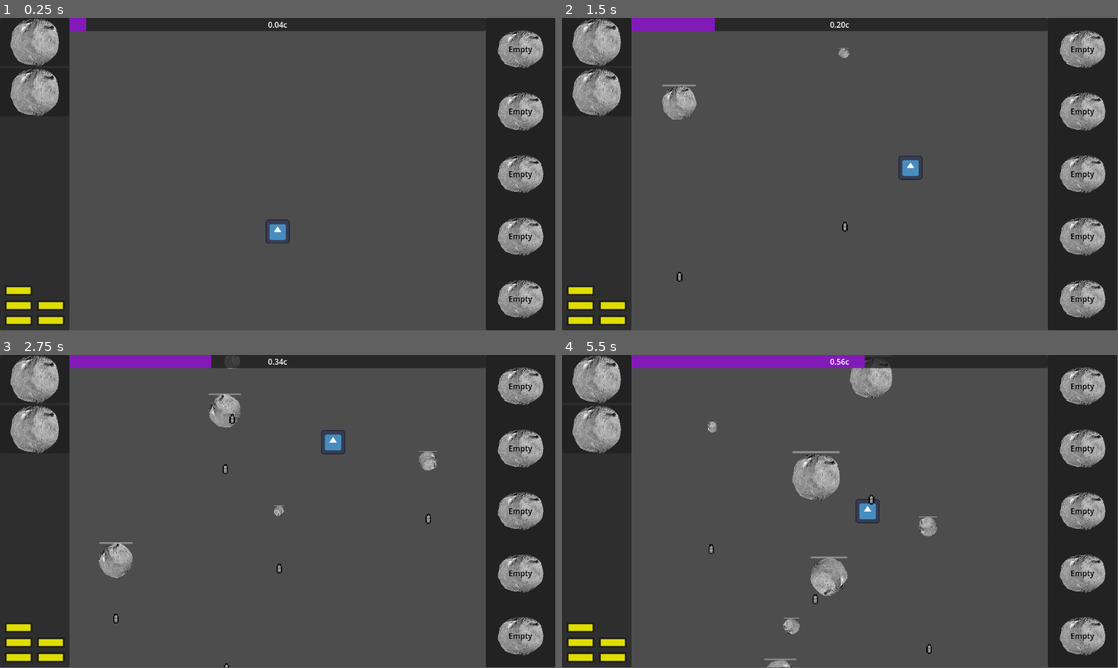
Above: before the commit, frames 1-4 (two rows, left to right).
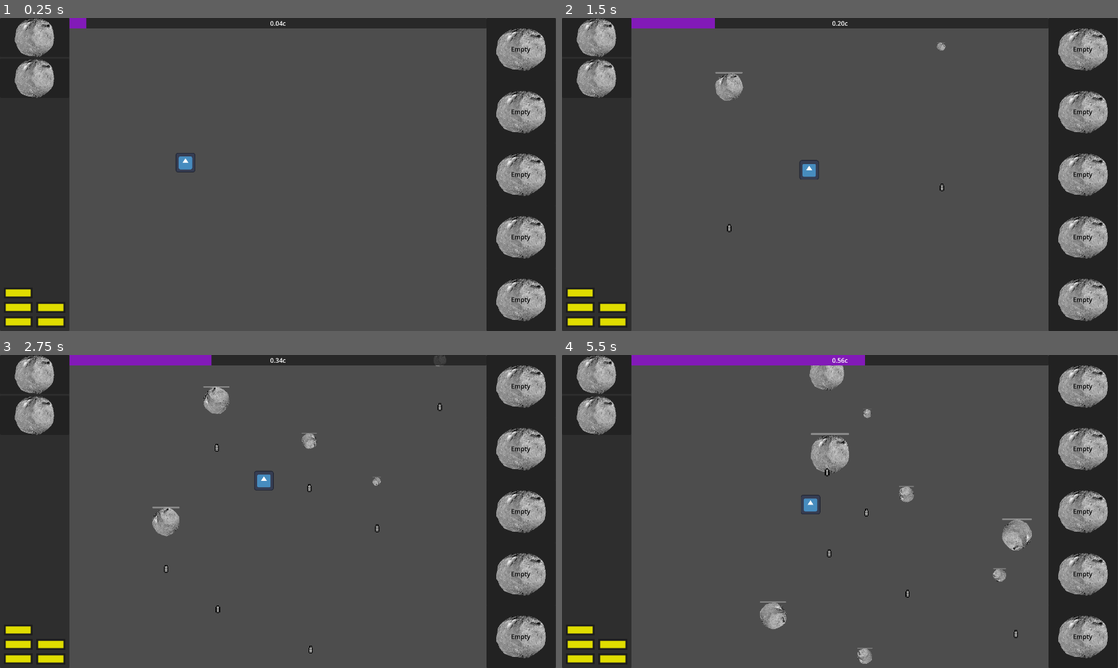
Above: after the commit, the same moments.

Repository: DigitsCodeCompendium/game.MJ198
Game: Godot game, scene res://scenes/game.tscn
The game is run twice, just before and just after one commit, with the same random seed, the same clock (stepped at 60 frames per second) and the same inputs. The engine's default icon, where the game draws it, is replaced by a stand-in: a white triangle on a blue panel in a dark square.
Inputs (mouse positions are in pixels of both pictures, inside the frame that each line leads up to):
- Up to frame 1 (0.25 s): no input
- Up to frame 2 (1.5 s): move the mouse to (962, 158) at 0.52 s; hold ` (discard_module_pending) 0.53-1.28 s; move the mouse to (728, 190) at 1.27 s; tap N (discard_weapon) at 1.35 s
- Up to frame 3 (2.75 s): move the mouse to (333, 442) at 2.02 s; tap A (power_down_module_1) at 2.1 s
- Up to frame 4 (5.5 s): move the mouse to (812, 574) at 2.77 s; tap one key every 0.75 s from 2.85 s: S (power_down_module_2) D (power_down_module_3) F (power_down_module_4) G (power_down_module_5); move the mouse to (1006, 558) at 3.52 s; move the mouse to (673, 464) at 4.27 s; move the mouse to (867, 511) at 5.02 s
In our replay, the window is 799x449 before the commit and 800x450 after it. These sizes can differ from the game's own. Grey fills any space a smaller window leaves; there, only what the larger window draws over its background counts as a difference.

The runs differ from the first frame. In frame 1, 5.4% of the frame differs, in the area x 0-100%, y 0-100%; in frame 2, 6.4%; in frame 3, 7.5%; in frame 4, 10%.

Commit message:
New Viewport size

Diff:
--- a/project.godot
+++ b/project.godot
@@ -18,6 +18,12 @@
 [autoload]
 
 UiEventBus="*res://scenes/user_interface/ui_event_bus.gd"
+
+[display]
+
+window/size/viewport_width=1422
+window/size/viewport_height=800
+window/stretch/mode="viewport"
 
 [input]
 
